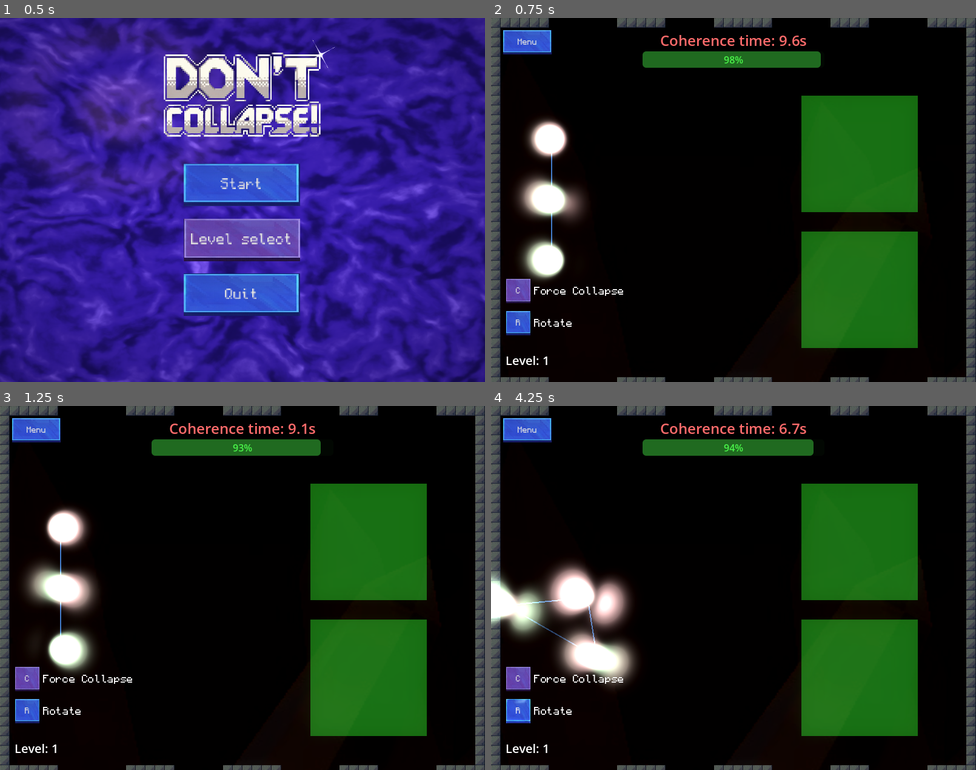
Above: before the commit, frames 1-4 (two rows, left to right).
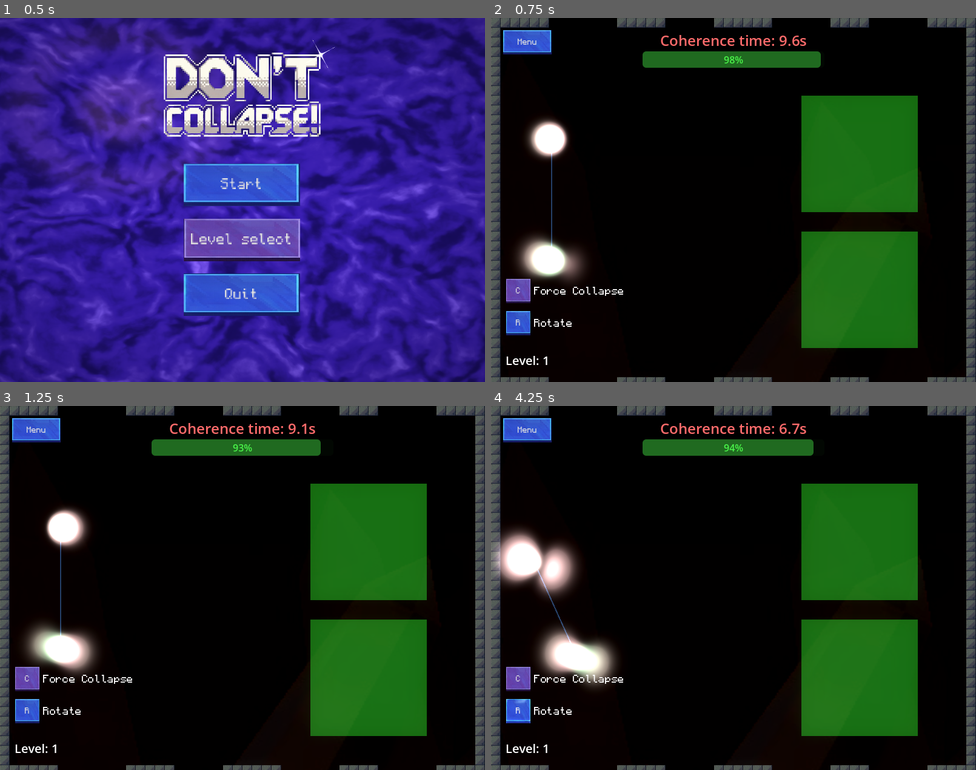
Above: after the commit, the same moments.

Repository: magnoint13/brinqo-2026
Game: Godot game, scene res://ui/MainMenu.tscn
Same seed, same stepped clock (60 frames per second), same inputs: the game is played once before the commit and once after it. Sound files missing from this copy of the repository are replaced by a short silence.
Inputs:
- Up to frame 1 (0.5 s): no input
- Up to frame 2 (0.75 s): click "Start" at 0.5 s
- Up to frame 3 (1.25 s): no input
- Up to frame 4 (4.25 s): hold D 1.28-2.03 s; hold R 1.28-2.03 s; tap Space at 1.52, 2.27 s; hold S 2.03-2.75 s; tap C at 2.1 s; click "R" at 2.75 s; hold D from 3.53 s (still down); hold R from 3.53 s (still down)

Frame 1 is identical in both runs. In frame 2, 2.2% of the frame differs, in the area x 5-20%, y 37-73%; in frame 3, 2.6%; in frame 4, 8.0%, in the area x 0-31%, y 33-78%.

Commit message:
mejor soporte para más variedad de partículas

Diff:
--- a/levels/Level01.tscn
+++ b/levels/Level01.tscn
@@ -54,6 +54,7 @@
 
 [node name="SpawnPoint2" parent="SpawnPoints" unique_id=175133623 instance=ExtResource("7_spawnpoint")]
 position = Vector2(100, 300)
+enabled = false
 
 [node name="SpawnPoint3" parent="SpawnPoints" unique_id=1238434456 instance=ExtResource("7_spawnpoint")]
 position = Vector2(100, 400)
--- a/scripts/SpawnPoint.gd
+++ b/scripts/SpawnPoint.gd
@@ -3,3 +3,5 @@
 
 # Just a marker to indicate where particles can spawn
 # Place these in your level scene to define spawn positions
+
+@export var enabled: bool = true
--- a/scripts/particle.gd
+++ b/scripts/particle.gd
@@ -15,7 +15,7 @@
 # Wave state variables
 const WAVE_SHADER = preload("res://resources/wave_shader.gdshader")
 const RIPPLE_SCENE = preload("res://scripts/RippleEffect.gd")
-@export var WAVE_STD: float = 1
+@export var WAVE_STD: float = 10
 @export var WAVE_DIRECTION_FACTOR: float = 25.0
 @export var WAVE_SIZE: float = 200
 var collapsed_state: bool = false
--- a/scripts/particles_container.gd
+++ b/scripts/particles_container.gd
@@ -18,7 +18,8 @@
 	var spawnPointContainer = get_parent().get_node("SpawnPoints").get_children() as Array[SpawnPoint]
 
 	for spawnPoint in spawnPointContainer:
-		spawn_positions.append(spawnPoint.position)
+		if spawnPoint.enabled:
+			spawn_positions.append(spawnPoint.position)
 
 	if spawn_positions.is_empty():
 		print("ERROR: Missing spawnpoints")
@@ -220,14 +221,18 @@
 		if is_instance_valid(p) and p.fade_alpha > 0.1:
 			valid_particles.append(p)
 
-	if valid_particles.size() < 2:
-		return null
-
 	return valid_particles
 
 func _find_particles_center(valid_particles: Array) -> Vector2:
 	# Calculate rotation center
 	var center: Vector2
+	if valid_particles.size() == 1:
+		return valid_particles[0].position
+
+	if valid_particles.size() == 2:
+		var v = (valid_particles[0].position - valid_particles[1].position) / 2
+		center = valid_particles[1].position + v
+
 	if valid_particles.size() == 3:
 		# Check if particles form a line (colinear)
 		var p0 = valid_particles[0].position
@@ -261,7 +266,7 @@
 
 func rotate_particles(delta: float, direction: int, rotation_speed: float):
 	var valid_particles = _valid_particles()
-	if not valid_particles:
+	if not valid_particles or valid_particles.size() == 1:
 		return
 	var center = _find_particles_center(valid_particles)
 
@@ -287,7 +292,7 @@
 
 func scale_particles(delta: float, scale_dir: int, scale_speed: float):
 	var valid_particles = _valid_particles()
-	if not valid_particles:
+	if not valid_particles or valid_particles.size() == 1:
 		return
 	var center = _find_particles_center(valid_particles)
 
